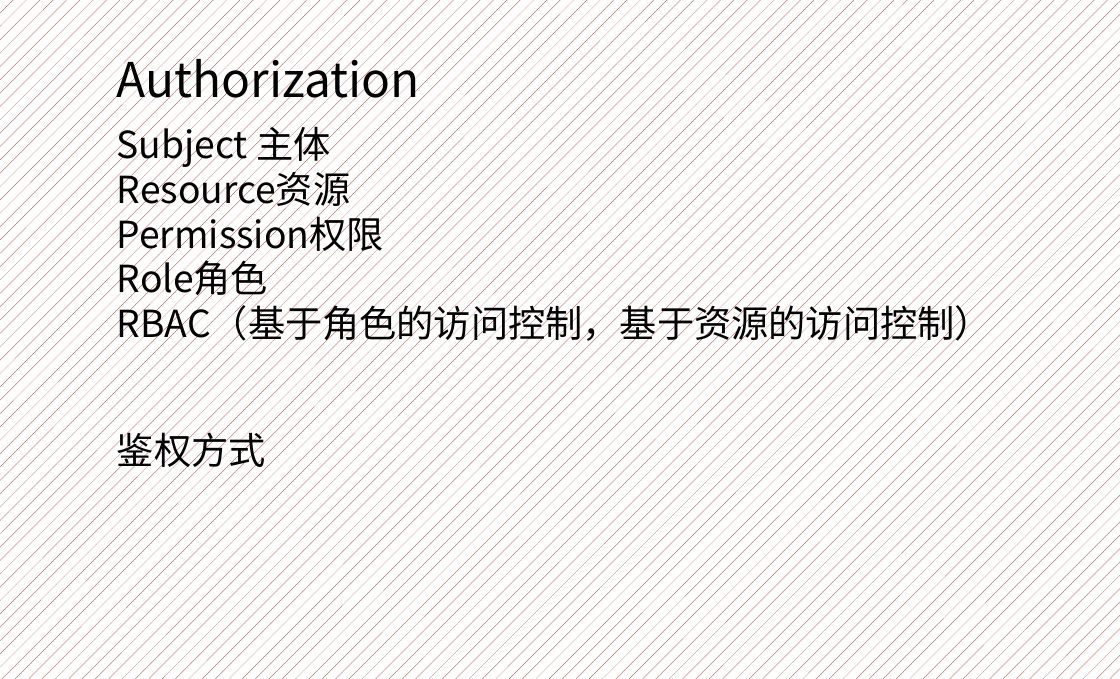
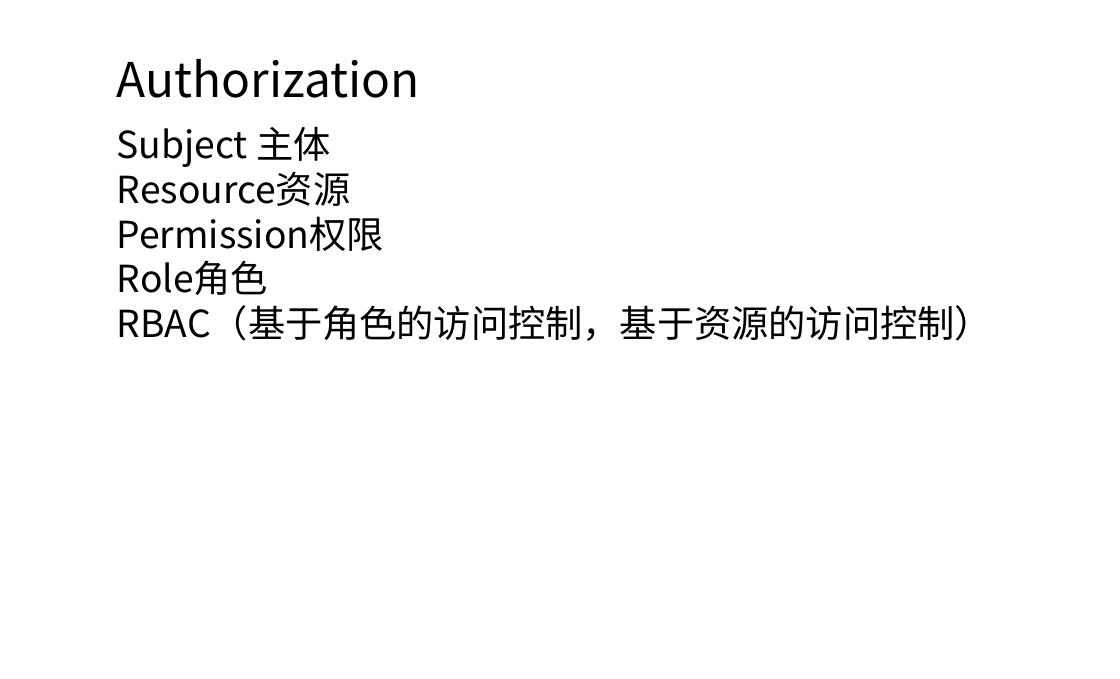
Before and after one commit to yanghaikun/shiro-in-action, a slide deck: slide 10 of shiro原理解析.pptx. Drawn at 1120x679 pixels with LibreOffice and Linux fonts; fonts in the diff are those of the drawing. Boxes give left, top, right and bottom in pixels: in the first picture for what was removed or moved away, otherwise in the second. Text is boxed around its words. In the diff, an @@ line names an element or a change of style, - is before the commit and + after.

```diff
--- a/shiro原理解析.pptx
+++ b/shiro原理解析.pptx
@@ background pattern #C00000 on #FFFFFF to #FFFFFF @@
@@ text removed at (117,426,266,474) @@
-鉴权方式
```
Also in this commit, not shown: 17 other slides changed, 1 slide added, 1 slide removed.
